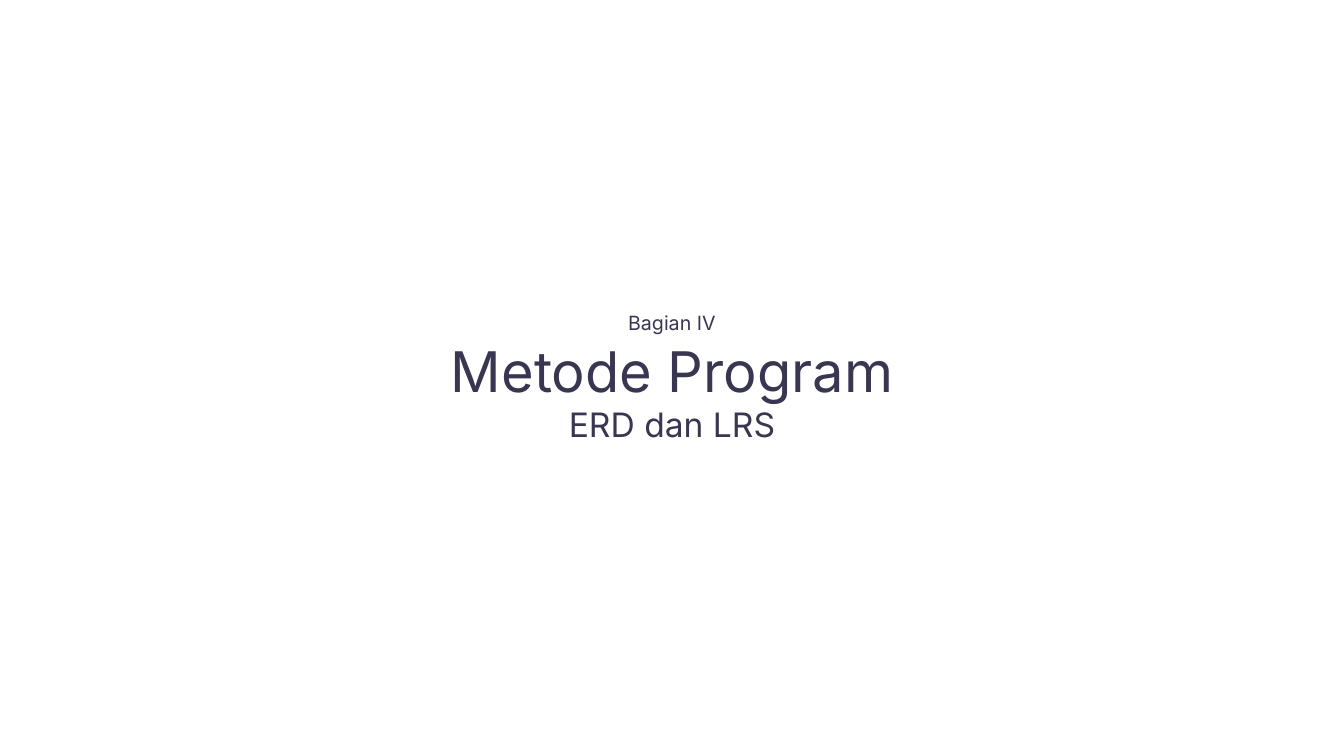
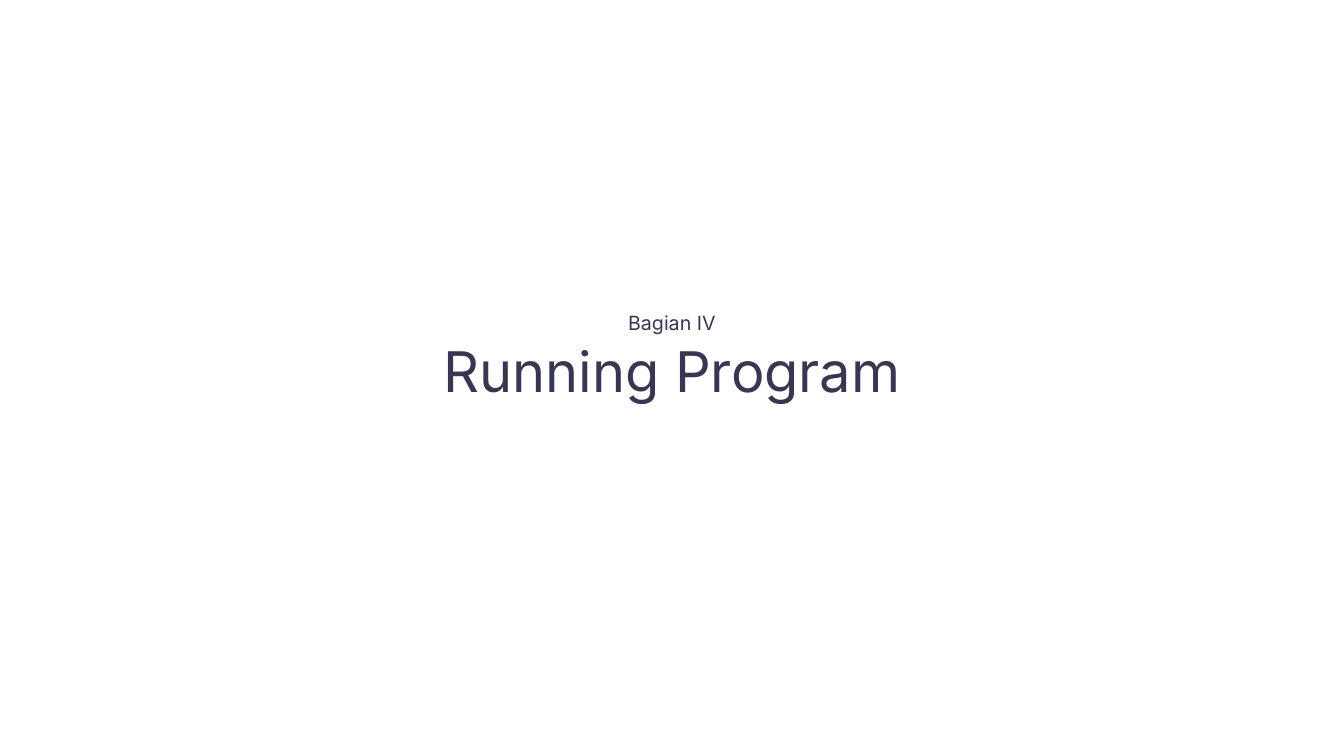
Before and after one commit to andrr64/KeuanganKu, a slide deck: slide 25 of assets/presentasi/presentasi.pptx. Drawn at 1344x756 pixels with LibreOffice and Linux fonts; fonts in the diff are those of the drawing; background and template pictures are left out. Boxes give left, top, right and bottom in pixels: in the first picture for what was removed or moved away, otherwise in the second. Text is boxed around its words. In the diff, an @@ line names an element or a change of style, - is before the commit and + after.

```diff
--- a/assets/presentasi/presentasi.pptx
+++ b/assets/presentasi/presentasi.pptx
@@ text at (443,350,900,404): text changed @@
-Metode Program
-ERD dan LRS
+Running Program
```
Also in this commit, not shown: 1 other slide changed, 5 slides added.
